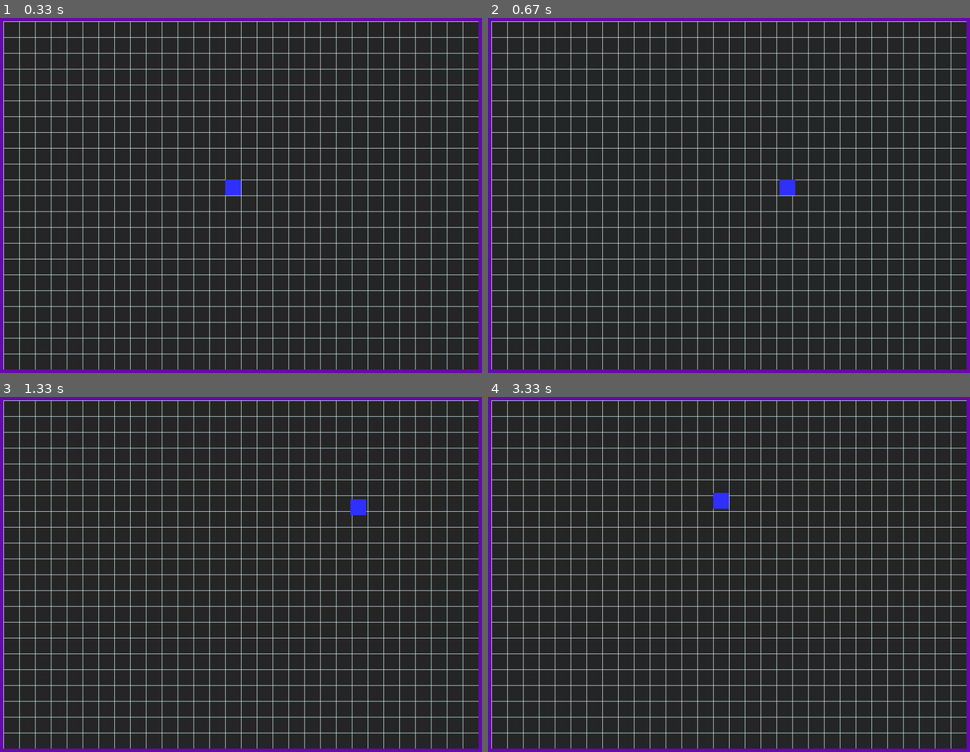
Above: before the commit, frames 1-4 (two rows, left to right).
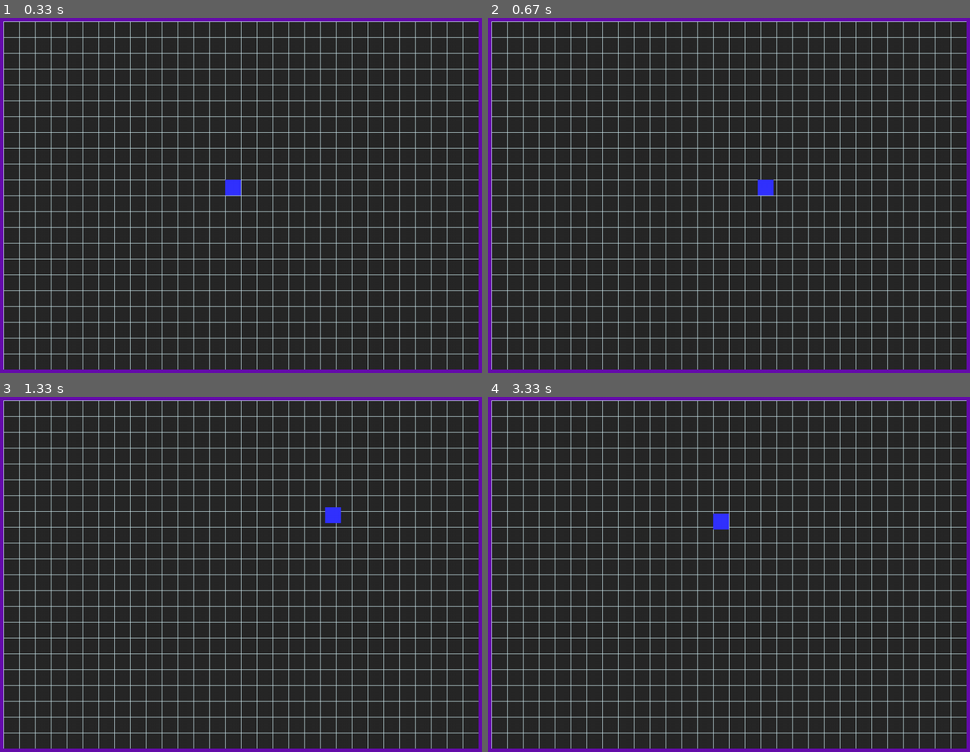
Above: after the commit, the same moments.

Repository: ArthurC13/A-Level-Project-Arthur-Chen
Game: pygame game, started from A level Project.py
Two runs of this game, one before a commit and one after it. Both use one fixed random seed, a clock stepped at 60 frames per second and the inputs below.
Inputs:
- Up to frame 1 (0.33 s): no input
- Up to frame 2 (0.67 s): hold Right from 0.33 s (still down)
- Up to frame 3 (1.33 s): release Right at 0.8 s; hold Up 0.83-1.13 s; hold Right from 1.17 s (still down)
- Up to frame 4 (3.33 s): release Right at 1.63 s; hold Left 1.67-2.2 s; hold Down 2.23-2.53 s; hold Left 2.57-2.97 s; hold Up from 3 s (still down)

Frame 1 is identical in both runs. In frame 2, 0.3% of the frame differs, in the area x 55-64%, y 45-51%; in frame 3, 0.3%; in frame 4, 0.3%.

Commit message:
change variables into vectors for easier coding

Diff:
--- a/A level Project.py
+++ b/A level Project.py
@@ -27,7 +27,8 @@
 GRIDWIDTH = WIDTH/TILESIZE
 GRIDHEIGHT = HEIGHT/TILESIZE
 
-PLAYERSPEED = 400
+PLAYERACC = 0.9
+FRICTION = -0.15
 
 # -- Sprites Classes
 class Player(pygame.sprite.Sprite):
@@ -38,50 +39,48 @@
         self.image = pygame.Surface((TILESIZE, TILESIZE))
         self.image.fill(BLUE)
         self.rect = self.image.get_rect()
-        self.x = x * TILESIZE
-        self.y = y * TILESIZE
+        self.pos = pygame.math.Vector2(x * TILESIZE, y * TILESIZE)
+        self.vel = pygame.math.Vector2(0, 0)
+        self.acc = pygame.math.Vector2(0, 0)
 
     def wall_collisions(self, direction):
         hits = pygame.sprite.spritecollide(self, game.wall_group, False)
         if hits:
             if direction == 'x':
-                if self.x_speed > 0:
-                    self.x = hits[0].rect.left - self.rect.width
-                elif self.x_speed < 0:
-                    self.x = hits[0].rect.right
-                self.x_speed = 0
-                self.rect.x = self.x
+                if self.vel.x > 0:
+                    self.pos.x = hits[0].rect.left - self.rect.width
+                elif self.vel.x < 0:
+                    self.pos.x = hits[0].rect.right
+                self.vel.x = 0
+                self.rect.x = int(self.pos.x)
             if direction == 'y':
-                if self.y_speed > 0:
-                    self.y = hits[0].rect.top - self.rect.height
-                elif self.y_speed < 0:
-                    self.y = hits[0].rect.bottom
-                self.y_speed = 0
-                self.rect.y = self.y
+                if self.vel.y > 0:
+                    self.pos.y = hits[0].rect.top - self.rect.height
+                elif self.vel.y < 0:
+                    self.pos.y = hits[0].rect.bottom
+                self.vel.y = 0
+                self.rect.y = int(self.pos.y)
 
     def movement_controls(self):
-        self.x_speed = 0
-        self.y_speed = 0
+        self.acc = pygame.math.Vector2(0, 0)
         keys = pygame.key.get_pressed()
         if keys[pygame.K_UP]:
-            self.y_speed = -PLAYERSPEED
+            self.acc.y = -PLAYERACC
         if keys[pygame.K_LEFT]:
-            self.x_speed = -PLAYERSPEED
+            self.acc.x = -PLAYERACC
         if keys[pygame.K_DOWN]:
-            self.y_speed = PLAYERSPEED
+            self.acc.y = PLAYERACC
         if keys[pygame.K_RIGHT]:
-            self.x_speed = PLAYERSPEED
-        if self.x_speed != 0 and self.y_speed != 0:
-            self.x_speed *= 0.7071
-            self.y_speed *= 0.7071
+            self.acc.x = PLAYERACC
 
     def update(self):
         self.movement_controls()
-        self.x += self.x_speed * self.game.dt
-        self.y += self.y_speed * self.game.dt
-        self.rect.x = self.x
+        self.acc += self.vel*FRICTION
+        self.vel += self.acc
+        self.pos += self.vel + 0.5 * self.acc
+        self.rect.x = int(self.pos.x)
         self.wall_collisions('x')
-        self.rect.y = self.y
+        self.rect.y = int(self.pos.y)
         self.wall_collisions('y')
 
 class Wall(pygame.sprite.Sprite):
